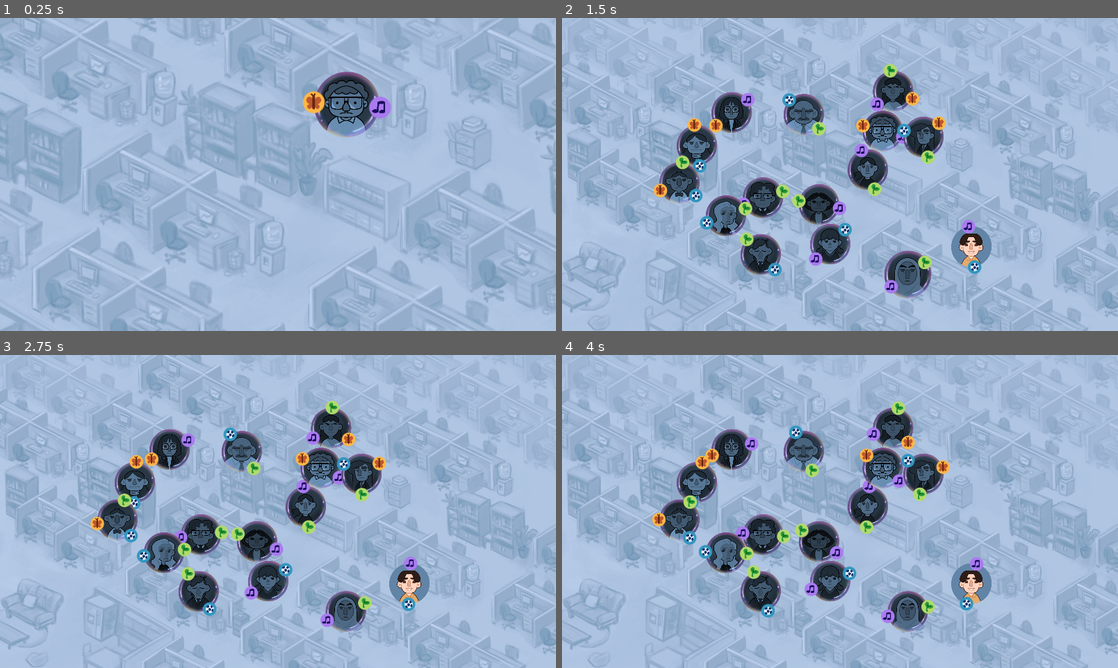
Above: before the commit, frames 1-4 (two rows, left to right).
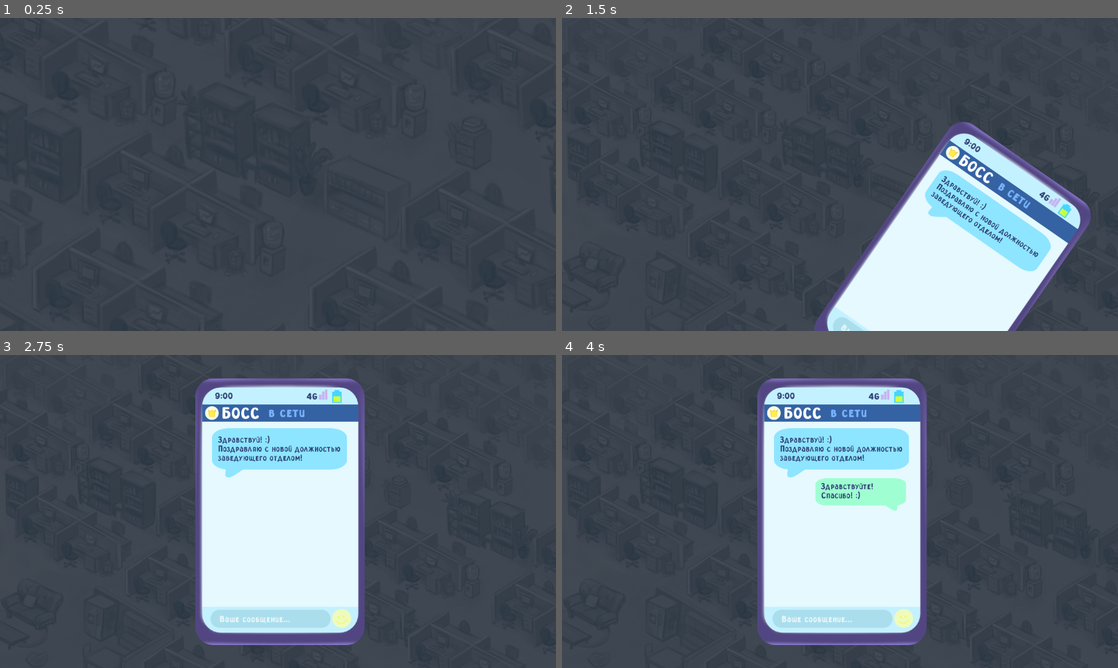
Above: after the commit, the same moments.

Repository: Andru7428/Teambuilding
Game: Godot game, scene res://main.tscn
Same seed, same stepped clock (60 frames per second), same inputs: the game is played once before the commit and once after it.
Inputs (mouse positions are in pixels of both pictures, inside the frame that each line leads up to):
- Up to frame 1 (0.25 s): no input
- Up to frame 2 (1.5 s): move the mouse to (884, 284) at 0.52 s; press the mouse at (884, 284) at 0.53 s; move the mouse to (973, 246) at 1.27 s; release the mouse at (973, 246) at 1.28 s; click (973, 246) at 1.35 s
- Up to frame 3 (2.75 s): press the mouse at (411, 583) at 2.03 s
- Up to frame 4 (4 s): move the mouse to (973, 561) at 2.77 s; release the mouse at (973, 561) at 2.78 s; click (973, 561) at 2.85 s; move the mouse to (967, 605) at 3.52 s; press the mouse at (967, 605) at 3.53 s

The runs differ from the first frame. In frame 1, 99% of the frame differs, in the area x 0-100%, y 0-100%; in frame 2, 97%; in frame 3, 98%; in frame 4, 98%.

Commit message:
Фикс

Diff:
--- a/main.gd
+++ b/main.gd
@@ -132,7 +132,8 @@
 
 	if anim_name == "close_intro":
 		$Intro.hide()
-		new_stage(stages[current_stage])
+		for i in range(current_stage + 1):
+			new_stage(stages[i])
 		current_state = States.BASE
 
 
--- a/main.tscn
+++ b/main.tscn
@@ -354,7 +354,6 @@
 connection_line_scene = ExtResource("3_jey7f")
 stages = Array[ExtResource("4_x8dlc")]([ExtResource("5_mafwm"), ExtResource("6_c6ylm"), ExtResource("7_aflnx"), ExtResource("8_sh0hu"), ExtResource("9_un7d5")])
 current_stage = 4
-skip_intro = true
 
 [node name="Фон" type="Sprite2D" parent="."]
 z_index = -2
Not shown: 1 places in bubbles/stage_3/bubble_3.tres that only renumber resources
Not shown: 1 places in bubbles/stage_3/bubble_4.tres that only renumber resources
